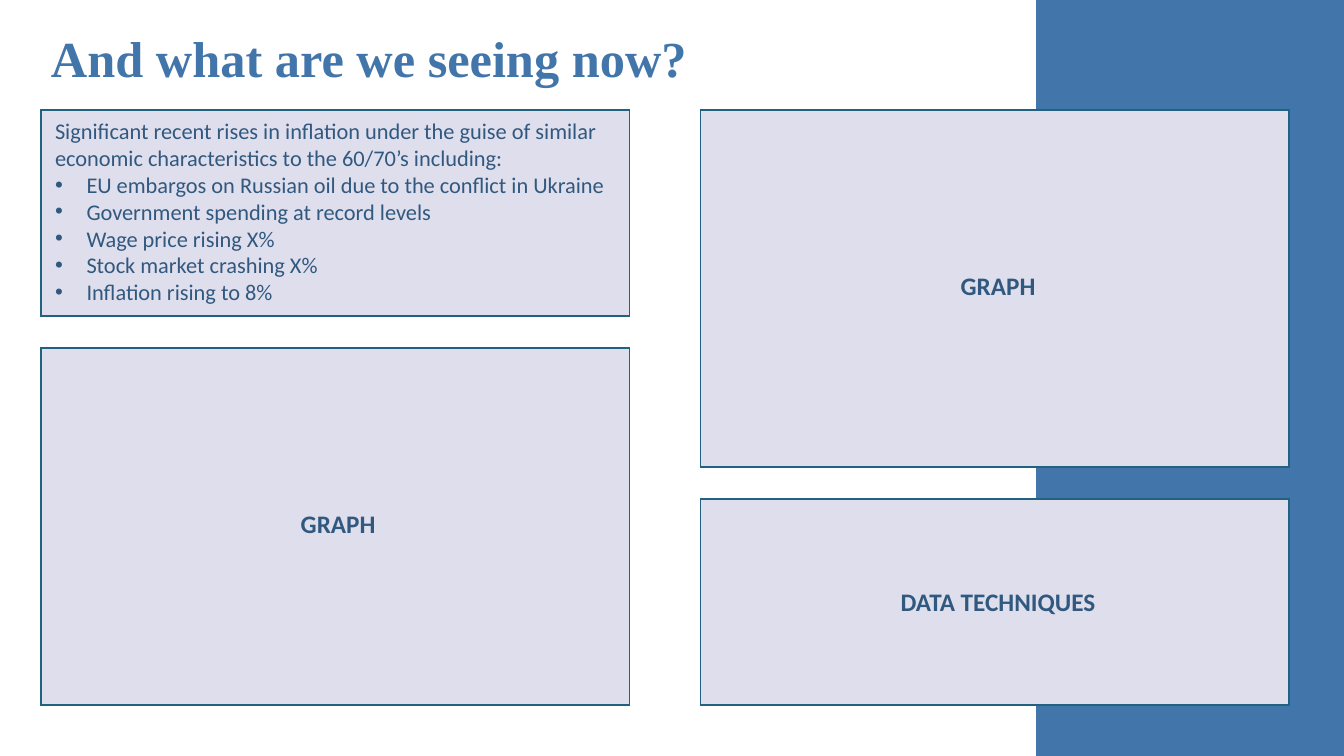
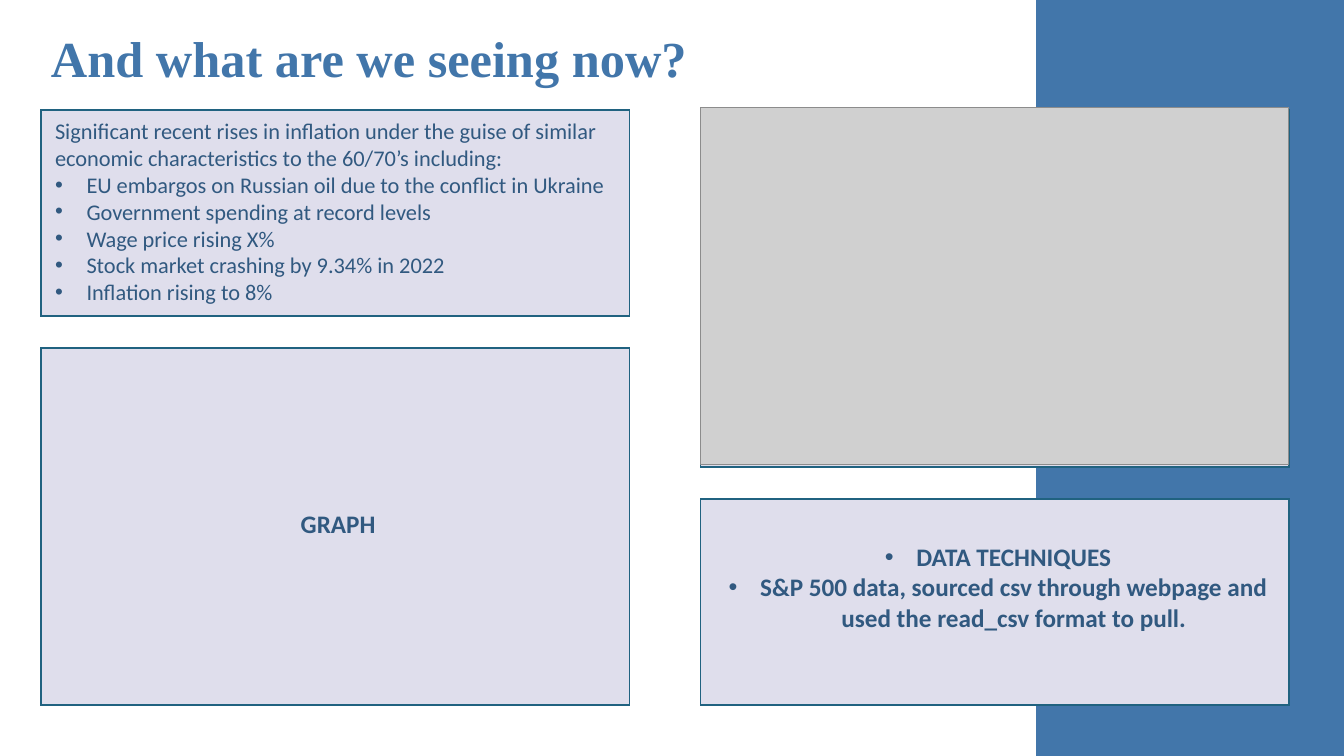
Before and after one commit to malrepos/FirstGroup, a slide deck: slide 4 of Presentation.pptx. Drawn at 1344x756 pixels with LibreOffice and Linux fonts; fonts in the diff are those of the drawing; grey boxes stand for pictures. Boxes give left, top, right and bottom in pixels: in the first picture for what was removed or moved away, otherwise in the second. Text is boxed around its words. In the diff, an @@ line names an element or a change of style, - is before the commit and + after.

Commit message:
stock presentation added

```diff
--- a/Presentation.pptx
+++ b/Presentation.pptx
@@ picture added at bbox=[701, 107, 1290, 464] @@
@@ text at bbox=[87, 257, 444, 277]: text changed @@
-• Stock market crashing X%
+• Stock market crashing by 9.34% in 2022
@@ text removed at bbox=[961, 278, 1036, 295] @@
-GRAPH
@@ text "DATA TECHNIQUES": place and size @@
-text "DATA TECHNIQUES" at bbox=[901, 594, 1096, 614]
+text "DATA TECHNIQUES" at bbox=[760, 549, 1266, 631]
@@ text at bbox=[916, 549, 1111, 569]: bullet none to • @@
@@ text at bbox=[760, 578, 1266, 631]: paragraph added @@
+• S&P 500 data, sourced csv through webpage and used the read_csv format to pull.
```
Also in this commit, not shown: 2 other slides changed.
